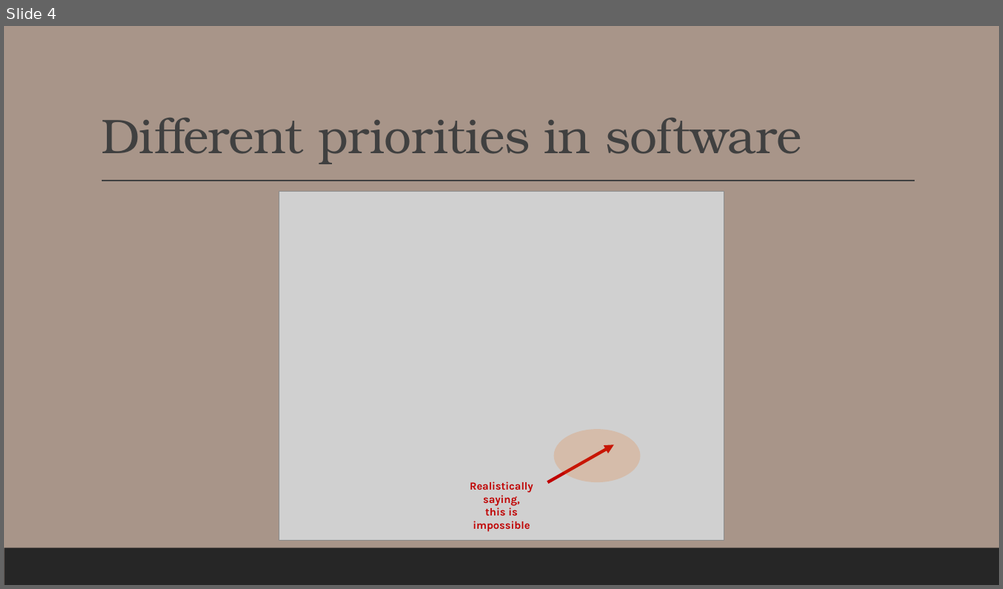
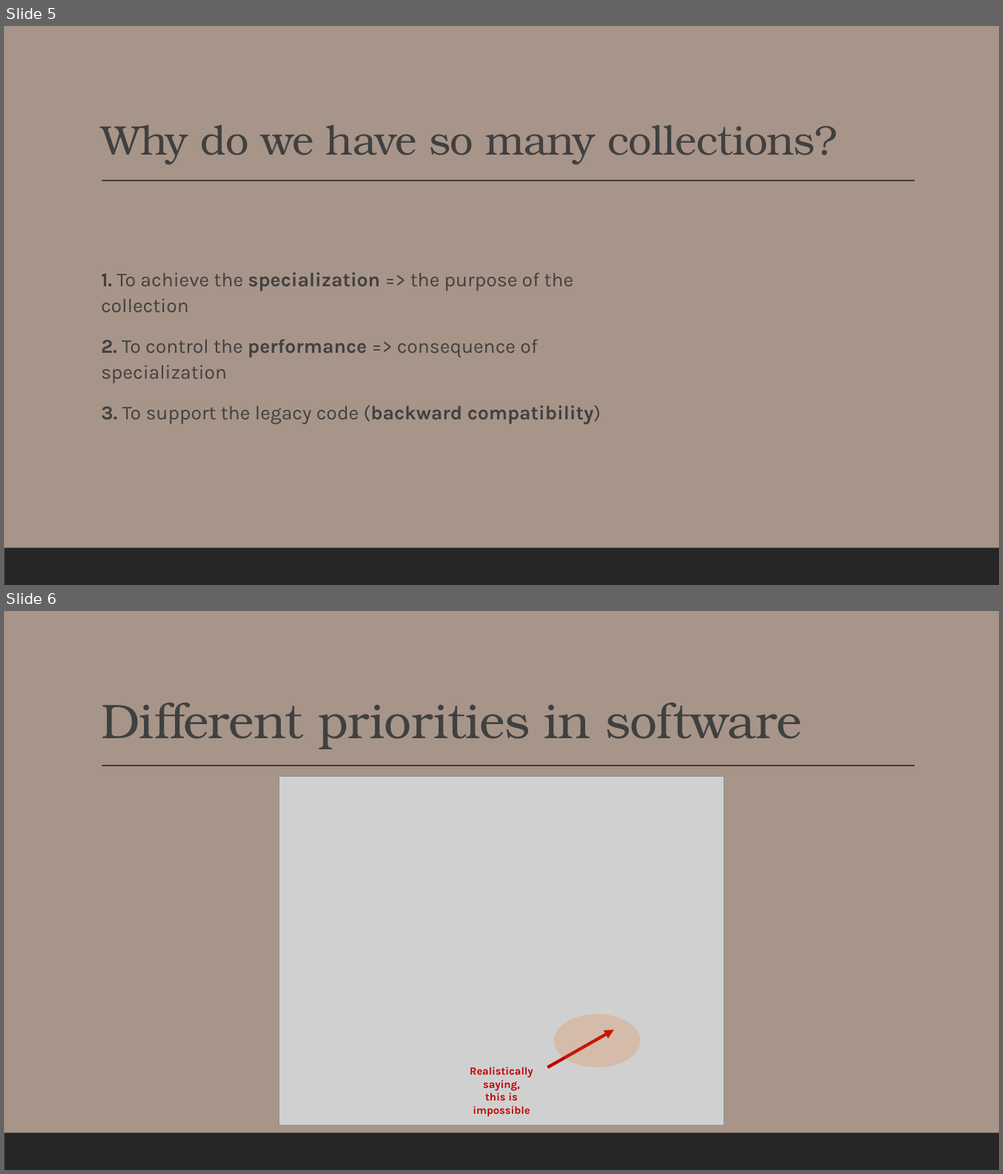
Before and after one commit to Thomas-M-Krystyan/ProgrammingWorkshops_DesignPatterns, a slide deck: - Q&A with C#/Q&A with C# (part 2 - Collections and SOLI[D] Principle).pptx. Shown one above the other, each under a label of ours: slide 4 before the commit, slides 5 and 6 after it. The pictures are 1003x589 and 1003x1174 pixels, drawn with LibreOffice and Linux fonts; fonts in the diff are those of the drawing; grey boxes stand for pictures. Boxes give left, top, right and bottom in pixels: in the first picture for what was removed or moved away, otherwise in the second. Text is boxed around its words. In the diff, an @@ line names an element or a change of style, - is before the commit and + after.

Commit message:
Complete Collections in C# presentation

```diff
--- a/- Q&A with C#/Q&A with C# (part 2 - Collections and SOLI[D] Principle).pptx
+++ b/- Q&A with C#/Q&A with C# (part 2 - Collections and SOLI[D] Principle).pptx
@@ slide 5 added at (4,26,999,585), background #A89589; not listed: 2 template elements that a slide beside it also shows @@
@@ title added at (101,125,837,164), 40 pt, text #404040 @@
+Why do we have so many collections?
@@ text added at (101,272,600,425), 19 pt, text #404040 @@
+  1. To achieve the specialization => the purpose of the collection
+  2. To control the performance => consequence of specialization
+  3. To support the legacy code (backward compatibility)
@@ what was slide 4 is now slide 6 @@
```
Also in this commit, not shown: 1 slide changed, 13 other slides added.
